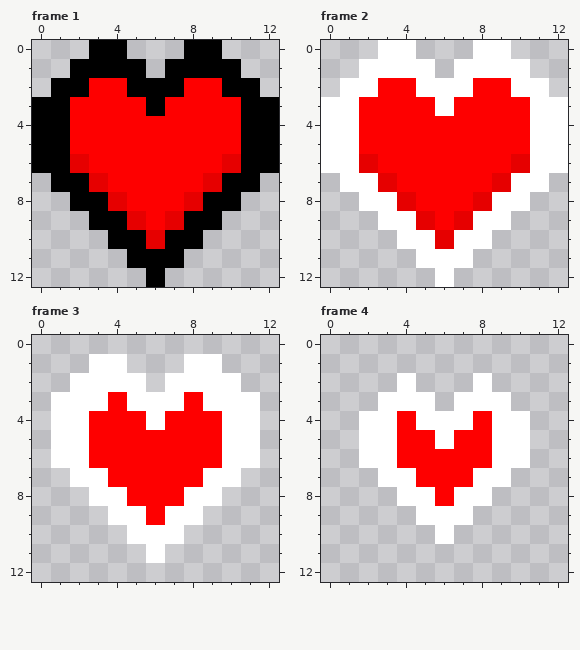
Two states of a pixel-art file, misc/concepts/heart.aseprite. The picture above is the old version.
13x13 pixels, 12 frames. Shown: frame 1, frame 2, frame 3, frame 4. The commit also changed other frames, which this record leaves out.
Now the later version:
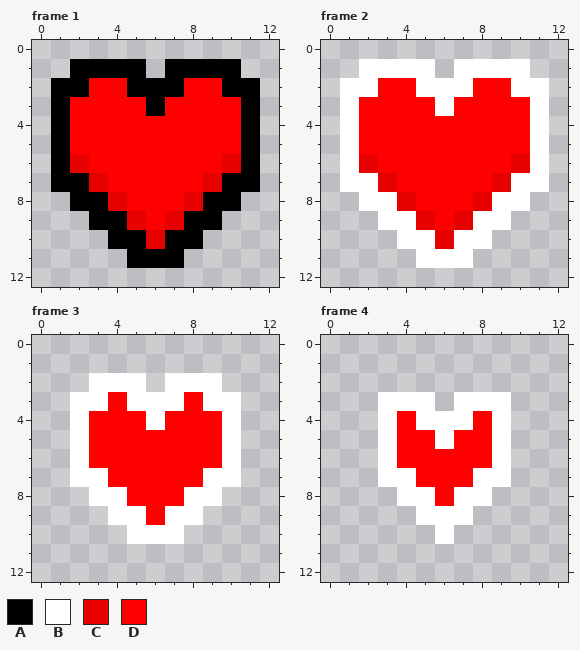
Palette (. is transparent): A #000000  B #ffffff  C #e60000  D #fe0000
The edit:
--- frame 1
@@ x 0..12 @@
- 0 ...AA...AA...
+ 0 .............
  1 ..AAAA.AAAA..
  2 .AADDAAADDAA.
- 3 AADDDDADDDDAA
- 4 AADDDDDDDDDAA
- 5 AADDDDDDDDDAA
- 6 AACDDDDDDDCAA
+ 3 .ADDDDADDDDA.
+ 4 .ADDDDDDDDDA.
+ 5 .ADDDDDDDDDA.
+ 6 .ACDDDDDDDCA.
  7 .AACDDDDDCAA.
@@ x 4..8 @@
 11 .AAA.
-12 ..A..
+12 .....
--- frame 2
@@ x 0..12 @@
- 0 ...BB...BB...
+ 0 .............
  1 ..BBBB.BBBB..
  2 .BBDDBBBDDBB.
- 3 BBDDDDBDDDDBB
- 4 BBDDDDDDDDDBB
- 5 BBDDDDDDDDDBB
- 6 BBCDDDDDDDCBB
+ 3 .BDDDDBDDDDB.
+ 4 .BDDDDDDDDDB.
+ 5 .BDDDDDDDDDB.
+ 6 .BCDDDDDDDCB.
  7 .BBCDDDDDCBB.
@@ x 4..8 @@
 11 .BBB.
-12 ..B..
+12 .....
--- frame 3
@@ x 0..12 @@
  0 .............
- 1 ...BB...BB...
- 2 ..BBBB.BBBB..
- 3 .BBBDBBBDBBB.
- 4 .BBDDDBDDDBB.
- 5 .BBDDDDDDDBB.
- 6 .BBDDDDDDDBB.
+ 1 .............
+ 2 ...BBB.BBB...
+ 3 ..BBDBBBDBB..
+ 4 ..BDDDBDDDB..
+ 5 ..BDDDDDDDB..
+ 6 ..BDDDDDDDB..
  7 ..BBDDDDDBB..
@@ x 4..8 @@
 10 .BBB.
-11 ..B..
+11 .....
 12 .....
--- frame 4
@@ x 0..12 @@
  1 .............
- 2 ....B...B....
+ 2 .............
  3 ...BBB.BBB...
- 4 ..BBDBBBDBB..
- 5 ..BBDDBDDBB..
- 6 ..BBDDDDDBB..
+ 4 ...BDBBBDB...
+ 5 ...BDDBDDB...
+ 6 ...BDDDDDB...
  7 ...BBDDDBB...
Changed places in both pictures, as pixel boxes (x1, y1, x2, y2):
erased: (32, 40, 279, 173)
erased: (146, 268, 165, 287)
erased: (321, 40, 568, 173)
erased: (435, 268, 454, 287)
erased: (51, 354, 260, 563)
erased: (359, 373, 530, 468)
